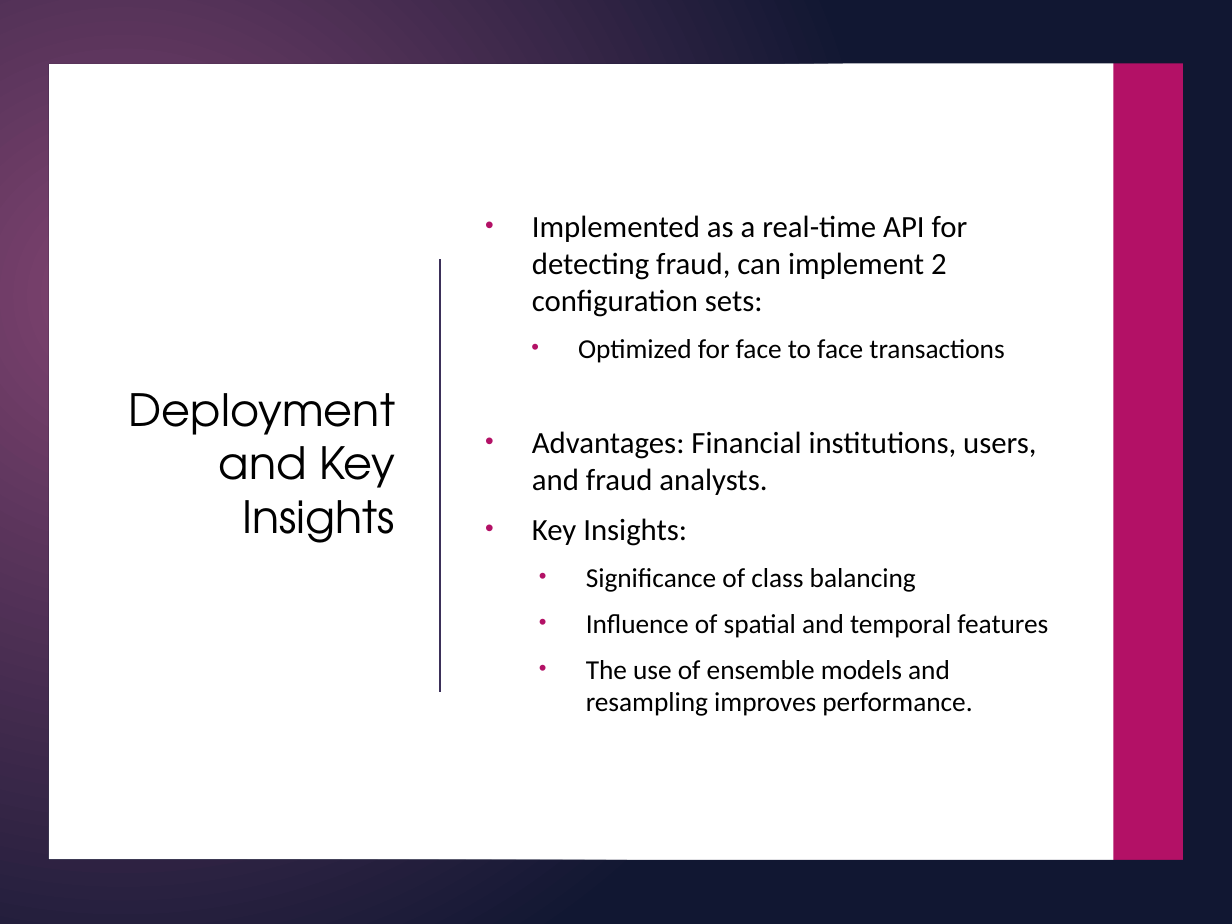
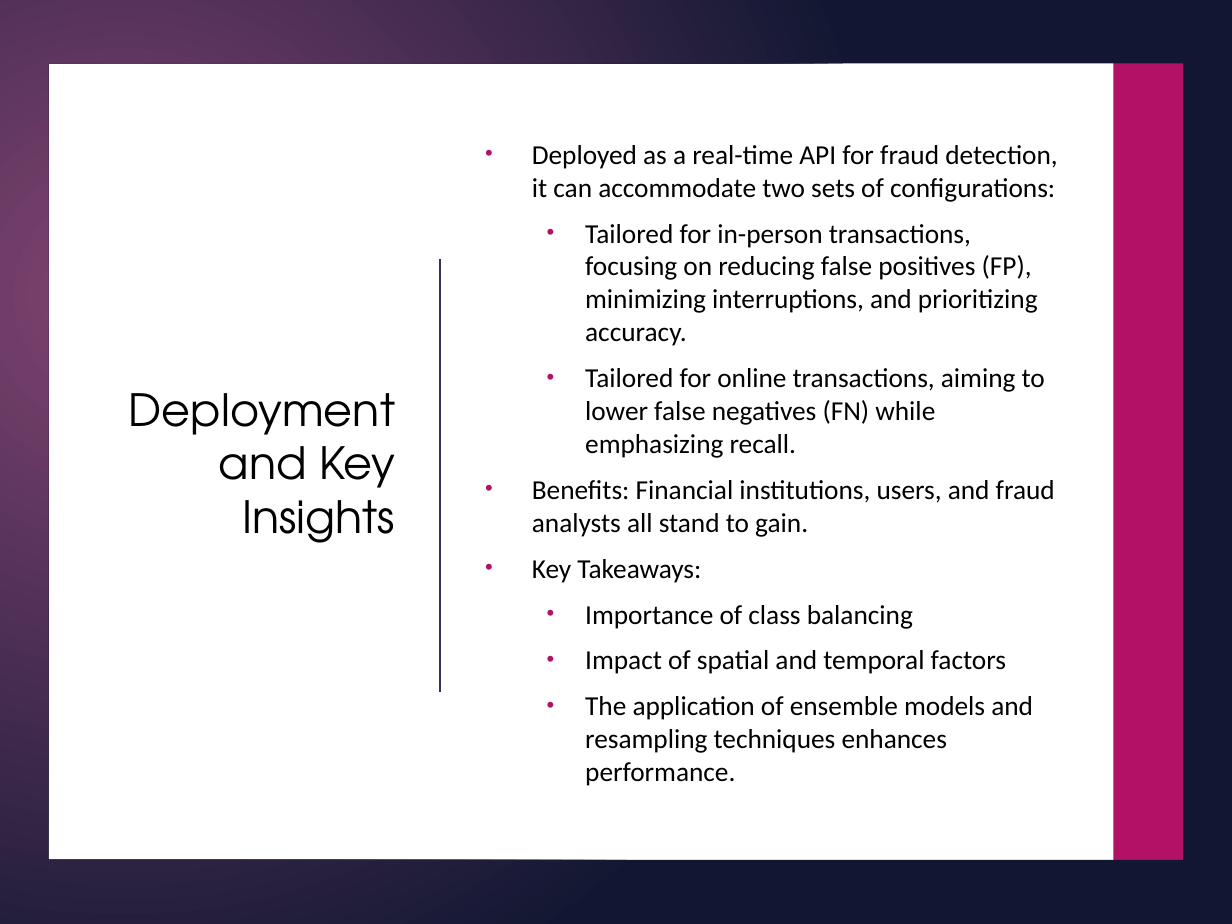
Before and after one commit to Myself-and-me/Credit_Card_Fraud_Detection, a slide deck: slide 8 of Credit_Card_Fraud_Detection_Presentation.pptx. Drawn at 1232x924 pixels with LibreOffice and Linux fonts; fonts in the diff are those of the drawing; background and template pictures are left out. Boxes give left, top, right and bottom in pixels: in the first picture for what was removed or moved away, otherwise in the second. Text is boxed around its words. In the diff, an @@ line names an element or a change of style, - is before the commit and + after.

```diff
--- a/Credit_Card_Fraud_Detection_Presentation.pptx
+++ b/Credit_Card_Fraud_Detection_Presentation.pptx
@@ text at (532,145,1057,786): text changed @@
-• Implemented as a real-time API for detecting fraud, can implement 2 configuration sets:
-  • Optimized for face to face transactions
-• Advantages: Financial institutions, users, and fraud analysts.
-• Key Insights:
-  • Significance of class balancing
-  • Influence of spatial and temporal features
-  • The use of ensemble models and resampling improves performance.
+• Deployed as a real-time API for fraud detection, it can accommodate two sets of configurations:
+  • Tailored for in-person transactions, focusing on reducing false positives (FP), minimizing interruptions, and prioritizing accuracy.
+  • Tailored for online transactions, aiming to lower false negatives (FN) while emphasizing recall.
+• Benefits: Financial institutions, users, and fraud analysts all stand to gain.
+• Key Takeaways:
+  • Importance of class balancing
+  • Impact of spatial and temporal factors
+  • The application of ensemble models and resampling techniques enhances performance.
```
Also in this commit, not shown: 1 other slide changed, 1 other file.
